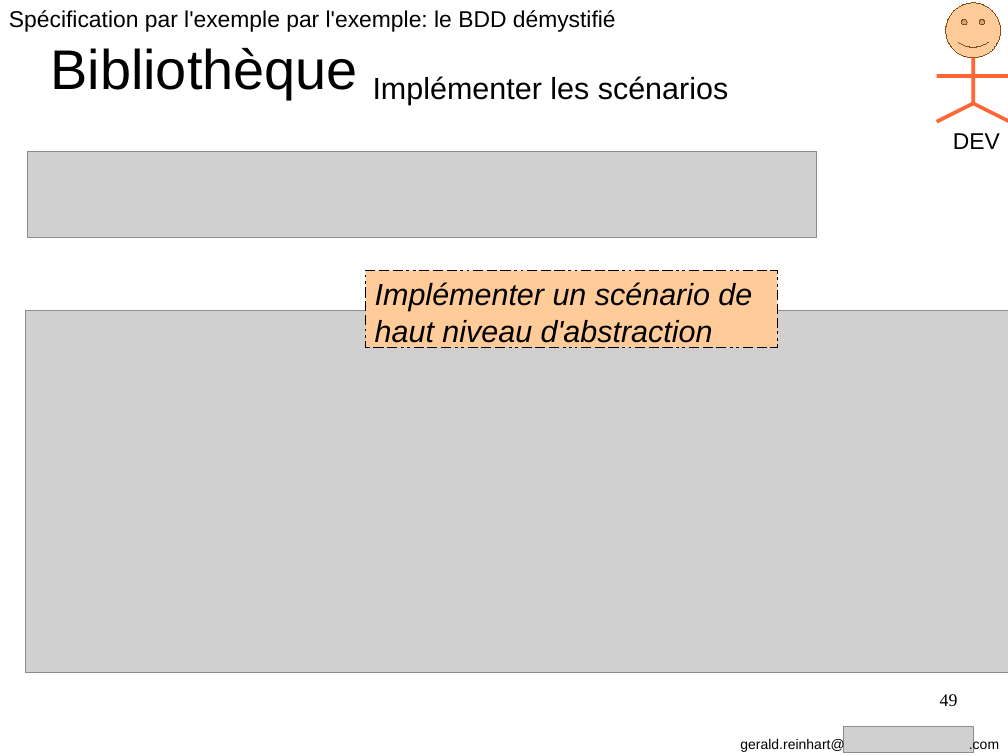
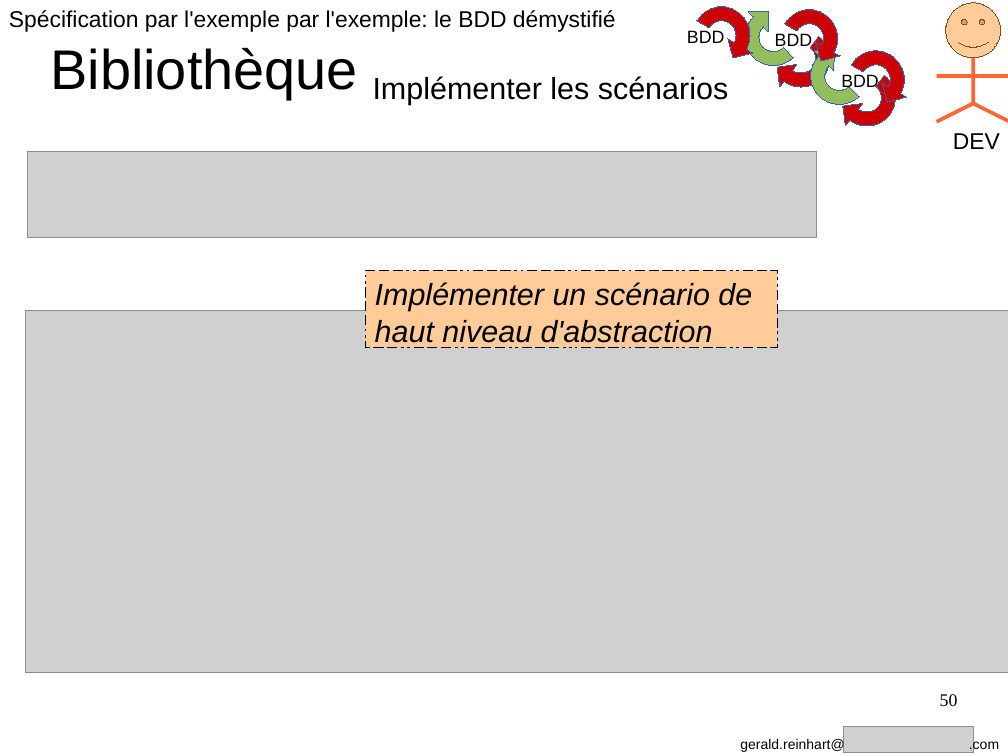
Before and after one commit to GeReinhart/dojo-bdd-library-ws-java, a slide deck: slide 50 of doc/BDD_presentation_agile_grenoble_2016.odp (slide 49 before the commit). Drawn at 1008x756 pixels with LibreOffice and Linux fonts; fonts in the diff are those of the drawing; grey boxes stand for pictures. Boxes give left, top, right and bottom in pixels: in the first picture for what was removed or moved away, otherwise in the second. Text is boxed around its words. In the diff, an @@ line names an element or a change of style, - is before the commit and + after.

```diff
--- a/doc/BDD_presentation_agile_grenoble_2016.odp
+++ b/doc/BDD_presentation_agile_grenoble_2016.odp
@@ freeform shape added at (683,0,760,74), fill #CC0000, outline #3465A4 0 pt @@
@@ freeform shape added at (734,0,814,78), fill #94BD5E, outline #3465A4 0 pt @@
@@ freeform shape added at (762,19,841,98), fill #CC0000, outline #3465A4 0 pt @@
@@ freeform shape added at (771,0,848,77), fill #CC0000, outline #3465A4 0 pt @@
@@ text added at (687,30,725,43), 14 pt, text #000000 @@
+BDD
@@ text added at (775,33,813,50), 14 pt, text #000000 @@
+BDD
@@ freeform shape added at (800,36,880,116), fill #94BD5E, outline #3465A4 0 pt @@
@@ freeform shape added at (827,58,907,138), fill #CC0000, outline #3465A4 0 pt @@
@@ freeform shape added at (838,41,915,118), fill #CC0000, outline #3465A4 0 pt @@
@@ text added at (841,74,879,91), 14 pt, text #000000 @@
+BDD
@@ page number at (940,694,958,706): text changed @@
-49
+50
```
Also in this commit, not shown: 22 other slides changed, 1 slide added, 8 other files.
